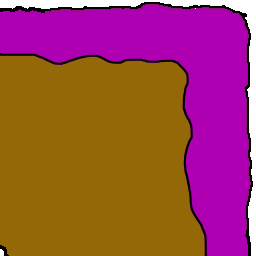
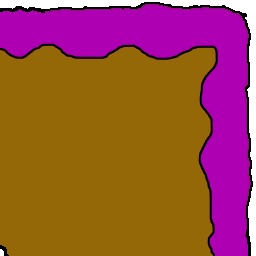
Layer changes from the first 256px x 256px image to the second:
hid "NDL Middle" over <box>0,8,218,256</box>
added layer "NDL Middle-New" above "NDL" over <box>0,8,218,256</box>
